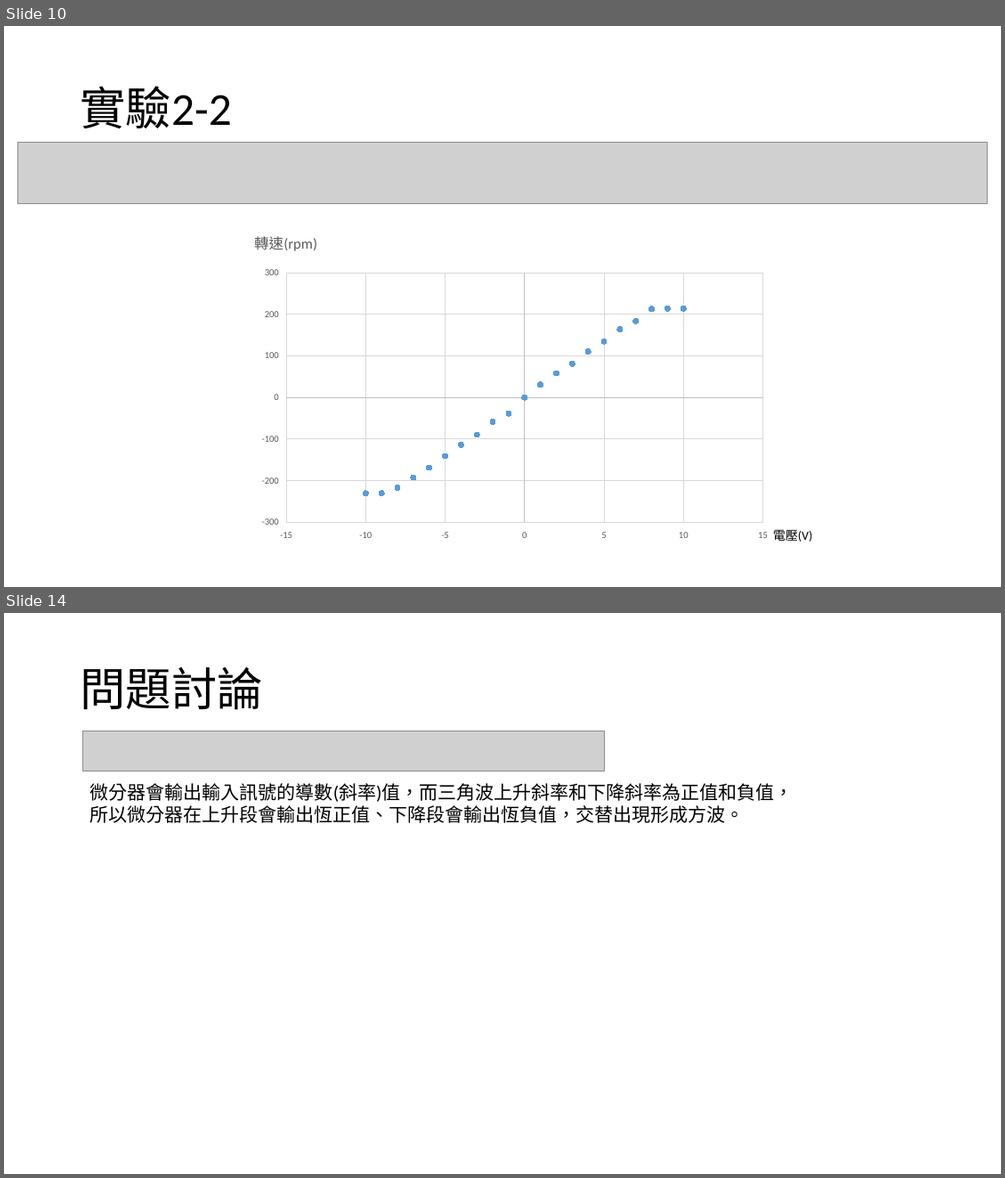
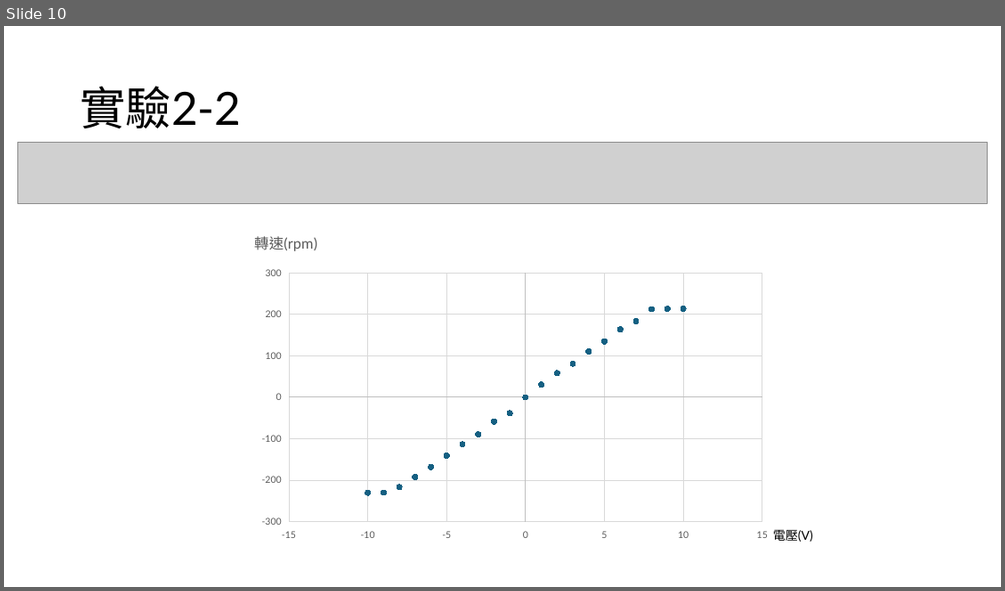
Before and after one commit to yeyi58095/control_lab, a slide deck: 實驗二/presentation/實驗二結報.pptx. Shown one above the other, each under a label of ours: slides 10 and 14 before the commit, slide 10 after it; the slides between them are not shown. The pictures are 1005x1178 and 1005x591 pixels, drawn with LibreOffice and Linux fonts; fonts in the diff are those of the drawing; grey boxes stand for pictures. Boxes give left, top, right and bottom in pixels: in the first picture for what was removed or moved away, otherwise in the second. Text is boxed around its words. In the diff, an @@ line names an element or a change of style, - is before the commit and + after.

```diff
--- a/實驗二/presentation/實驗二結報.pptx
+++ b/實驗二/presentation/實驗二結報.pptx
@@ slide 14 removed at bbox=[4, 613, 1001, 1174], background #FFFFFF @@
@@ title removed at bbox=[80, 667, 262, 710] @@
-問題討論
@@ picture removed at bbox=[82, 731, 604, 771] @@
@@ text removed at bbox=[90, 783, 793, 823] @@
-微分器會輸出輸入訊號的導數(斜率)值，而三角波上升斜率和下降斜率為正值和負值，所以微分器在上升段會輸出恆正值、下降段會輸出恆負值，交替出現形成方波。
@@ slide 10 changed as well @@
@@ title "實驗2-2" at bbox=[80, 86, 241, 128]: font Calibri to Lato @@
@@ scatter chart at bbox=[251, 222, 778, 548] @@
@@ colour of Series 1 #5B9BD5 to #156082 @@
@@ category axis changed @@
@@ value axis changed @@
@@ lettering changed @@
@@ text "電壓(V)" at bbox=[773, 529, 813, 541]: font Calibri to Lato @@
```
Also in this commit, not shown: 10 other slides changed, 5 slides added, 5 other slides removed, 1 other file.
